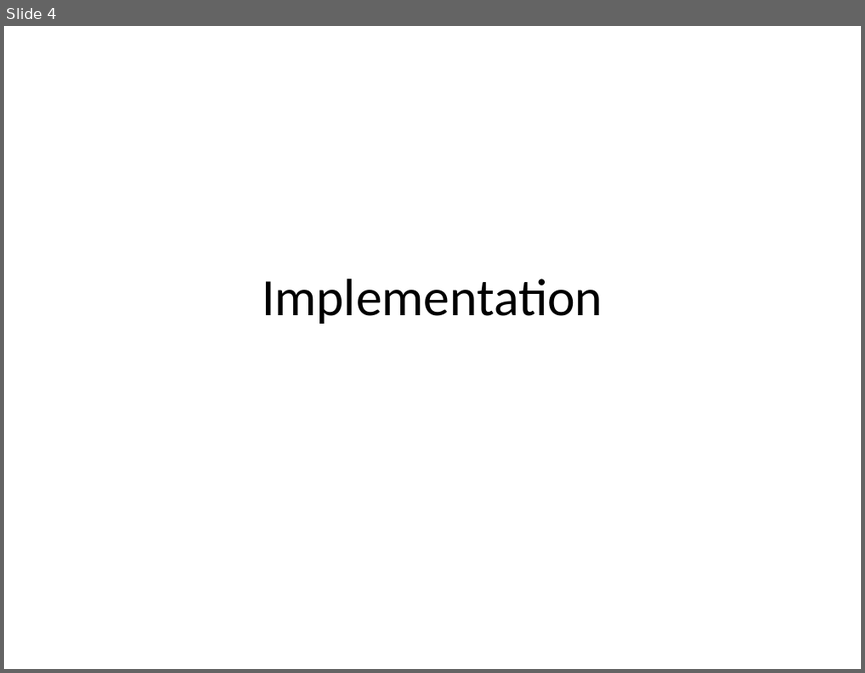
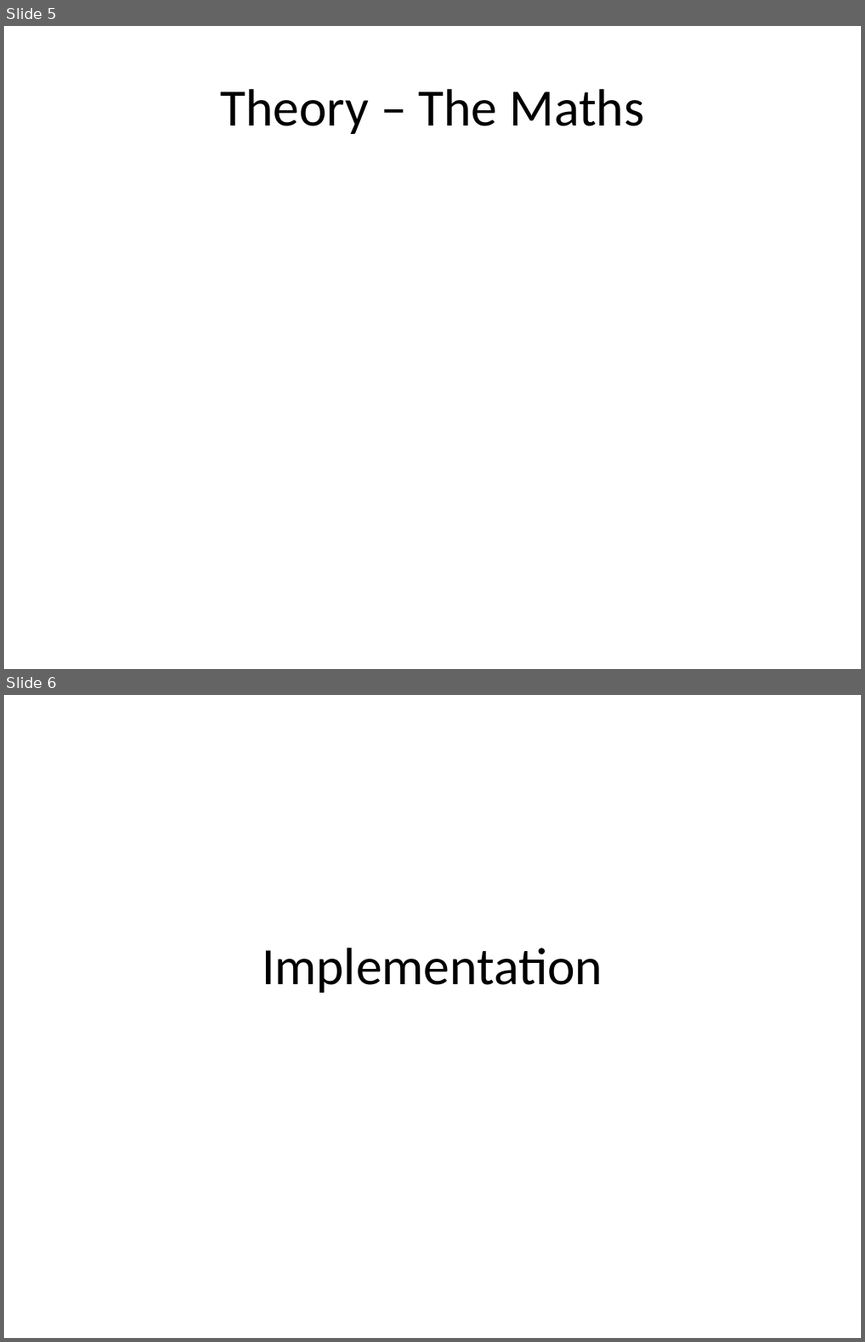
Before and after one commit to michaelwh/susanedge, a slide deck: susanedge-presentation.pptx. Shown one above the other, each under a label of ours: slide 4 before the commit, slides 5 and 6 after it. The pictures are 865x673 and 865x1342 pixels, drawn with LibreOffice and Linux fonts; fonts in the diff are those of the drawing. Boxes give left, top, right and bottom in pixels: in the first picture for what was removed or moved away, otherwise in the second. Text is boxed around its words. In the diff, an @@ line names an element or a change of style, - is before the commit and + after.

```diff
--- a/susanedge-presentation.pptx
+++ b/susanedge-presentation.pptx
@@ slide 5 added at [4, 26, 861, 669], background #FFFFFF @@
@@ title added at [220, 89, 645, 134], 44 pt, text #000000 @@
+Theory – The Maths
@@ what was slide 4 is now slide 6 @@
```
Also in this commit, not shown: 2 other slides added, 1 slide removed.
